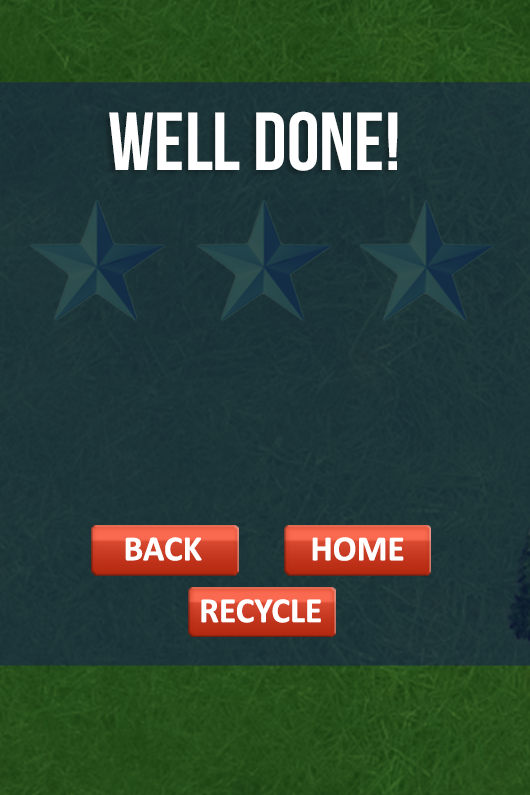
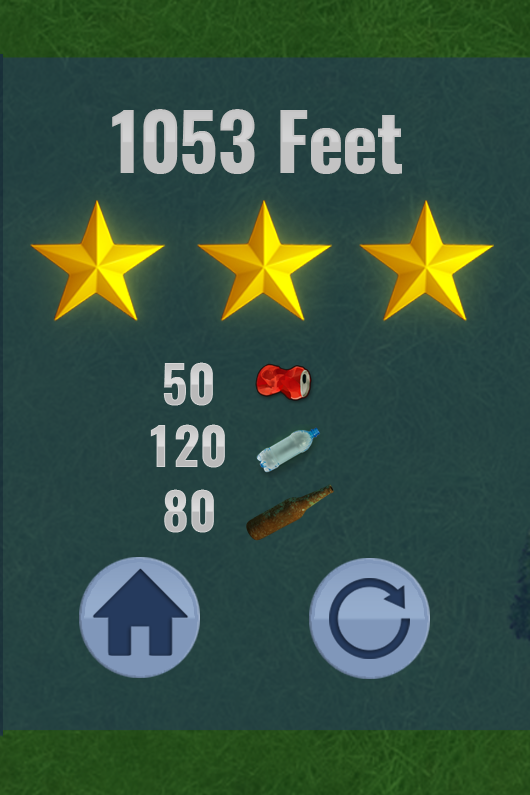
Comparing the layer stacks of the two 530x795 images. Changes:
added layer "1053 Feet" in group "Group 1" over [112, 109, 402, 174]
hid "RECYCLE" over [201, 599, 321, 623]
hid "Layer 3 copy 4" over [188, 587, 336, 637]
hid "BACK copy 2" over [125, 537, 202, 561]
hid "Layer 3 copy 3" over [91, 525, 239, 576]
hid "HOME", painted on it over [312, 535, 404, 566]
renamed "Layer 3 copy" to "button", hid it over [284, 525, 431, 576]
removed layer "Well Done!" over [109, 111, 398, 171]
showed "stars" (1st of 2) over [3, 161, 530, 362]
showed "stars" (2nd of 2) over [23, 190, 501, 332]
showed "satrs", moved it above "Layer 9" over [30, 200, 494, 322]
added layer "Layer 9" above "can" over [246, 484, 334, 541]
added layer "can" above "UPGRADES" over [253, 362, 316, 406]
added layer "redo" above "home" over [329, 578, 410, 659]
added layer "home" above "buttonBlue copy" over [92, 568, 189, 656]
added layer "buttonBlue copy" above "buttonBlue" over [79, 557, 200, 678]
added layer "buttonBlue" above "Layer 10" over [309, 558, 430, 679]
added layer "50 120 80" above "plastic bottle" over [150, 362, 225, 533]
added layer "plastic bottle" above "satrs copy" over [252, 424, 326, 478]
"satrs copy": opacity 100% → 64% over [30, 200, 494, 322]
"Layer 4": opacity 57% → 60%, painted on it over [0, 54, 530, 737]
removed layer "Layer 1" over [0, 54, 530, 737]
